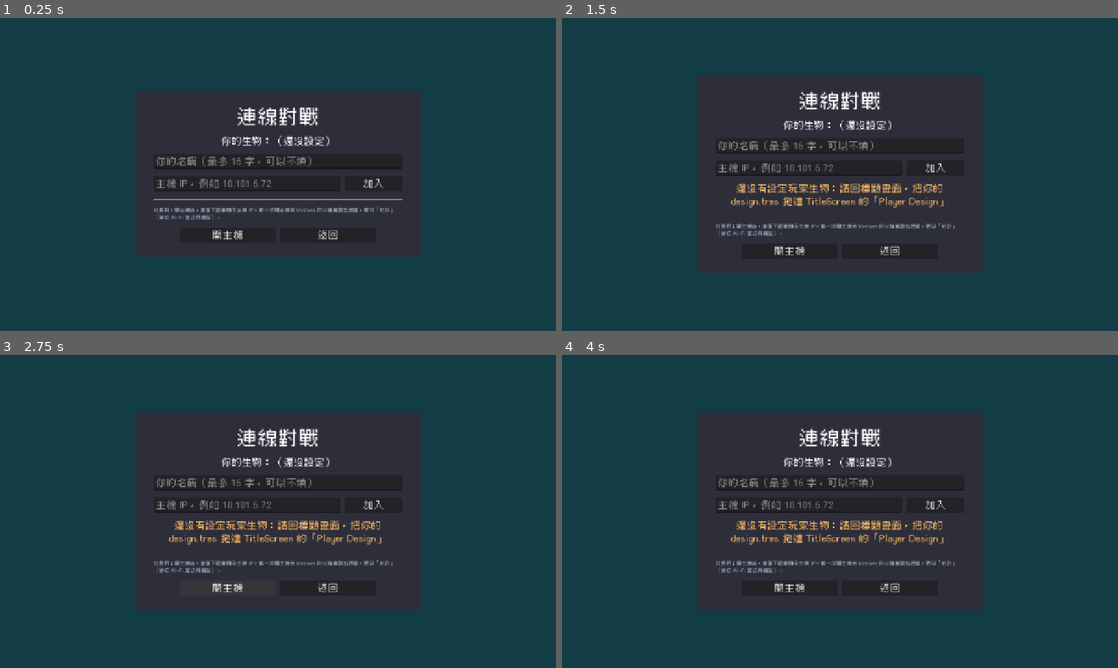
Above: before the commit, frames 1-4 (two rows, left to right).
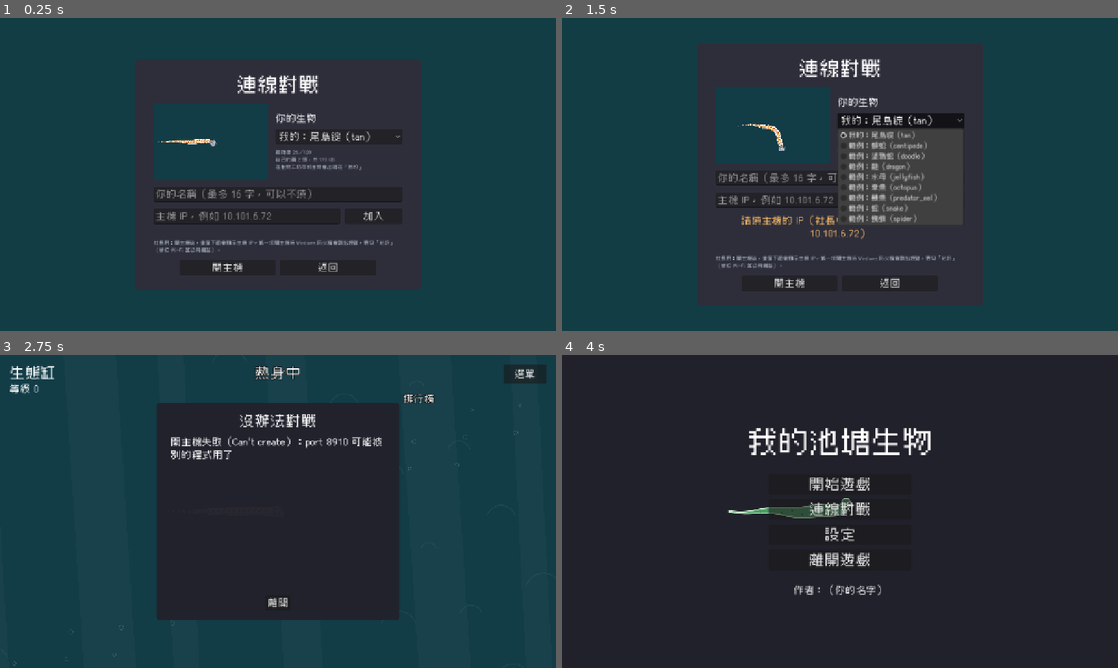
Above: after the commit, the same moments.

Repository: NTUT-NGDC/Procedural-Creature-Template
Game: Godot game, scene res://lesson/battle/battle_lobby.tscn
Same seed, same stepped clock (60 frames per second), same inputs: the game is played once before the commit and once after it. This scene is started directly instead of the project's main scene.
Inputs (mouse positions are in pixels of both pictures, inside the frame that each line leads up to):
- Up to frame 1 (0.25 s): no input
- Up to frame 2 (1.5 s): click "加入" at 0.5 s; click (901, 121) at 1.25 s, where only the run after the commit has a clickable "我的：尾鳥綻（tan）"
- Up to frame 3 (2.75 s): click "開主機" at 2 s
- Up to frame 4 (4 s): click (1084, 373) at 2.75 s, where only the run after the commit has a clickable "選單"; click (840, 533) at 3.5 s, where only the run after the commit has a clickable "回到標題"

The runs differ from the first frame. In frame 1, 19% of the frame differs, in the area x 24-76%, y 13-87%; in frame 2, 24%; in frame 3, 12%; in frame 4, 76%, in the area x 0-100%, y 0-100%.

Commit message:
連線畫面可以選生物：下拉選單（我的＋範例）、預覽、複雜度和圖的大小
- 預設是標題畫面設定的生物，記住這次選過的；單人生態缸照舊用標題畫面的設定
- 列出生物的程式抽到 CreatureDesign.list_designs()，工坊的「讀取」也改用它
- 標題畫面測試加上選生物的檢查

Co-Authored-By: Claude Opus 5.5 <noreply@anthropic.com>

Diff:
--- a/_system/tests/scripts/title_screen_test.gd
+++ b/_system/tests/scripts/title_screen_test.gd
@@ -272,6 +272,15 @@
 		_expect(not get_tree().paused and WaterFlow.strength == 0.0, "第 %d 輪：回到標題時已解除暫停、水流歸零" % round_number)
 
 
+## 選單裡文字含有 text 的那一項（找不到回傳 0）
+func _find_item(option: OptionButton, text: String) -> int:
+	for i: int in option.item_count:
+		if text in option.get_item_text(i):
+			return i
+	_expect(false, "選單裡找得到「%s」" % text)
+	return 0
+
+
 ## 連線對戰的換場景流程（接在 _test_full_flow 後面，目前的場景是標題畫面）：
 ## 標題 → 連線畫面（帶著標題的生物）→ 沒填 IP 不能加入 → 返回標題；
 ## 標題 → 連線畫面 → 開主機 → 對戰的「離開」回連線畫面 → 開主機 → 暫停選單回標題
@@ -284,6 +293,20 @@
 	_expect(await _wait_until(func() -> bool: return _current_scene_path() == LOBBY_PATH), "按「連線對戰」換到連線畫面")
 	var lobby: Node = get_tree().current_scene
 	_expect(lobby.get("player_design") != null and (lobby.get("player_design") as CreatureDesign).resource_path == SNAKE_DESIGN, "帶著標題畫面設定的蛇")
+	var option: OptionButton = lobby.get_node("%CreatureOption")
+	var preview: Creature = lobby.get("_preview")
+	_expect(option.item_count >= 8 and "範例：" in option.get_item_text(option.selected) and "snake" in option.get_item_text(option.selected), "選單列出範例生物，選好的是蛇")
+	_expect(preview != null and preview.visible and preview.design == lobby.get("player_design"), "預覽框裡游的是選好的生物")
+	var spider: int = _find_item(option, "（spider）")
+	option.select(spider)
+	option.item_selected.emit(spider)
+	_expect((lobby.get("player_design") as CreatureDesign).creature_name == (load("res://example/creatures/spider/design.tres") as CreatureDesign).creature_name, "換成蜘蛛：要帶進對戰的生物跟著換")
+	_expect(preview.design == lobby.get("player_design") and "複雜度" in (lobby.get_node("%CreatureInfo") as Label).text, "預覽和說明跟著換")
+	var doodle: int = _find_item(option, "（doodle）")
+	option.select(doodle)
+	option.item_selected.emit(doodle)
+	_expect("自己的圖" in (lobby.get_node("%CreatureInfo") as Label).text, "有自己的圖的生物：說明寫圖有多大")
+	_expect(not BattlePacket.read_images(lobby.get("player_design")).is_empty(), "從選單讀的設計檔找得到自己的圖")
 	(lobby.get_node("%AddressEdit") as LineEdit).text = ""
 	(lobby.get_node("%JoinButton") as Button).pressed.emit()
 	_expect("請填主機的 IP" in (lobby.get_node("%MessageLabel") as Label).text and _current_scene_path() == LOBBY_PATH, "沒填 IP：顯示提示，不換場景")
@@ -300,7 +323,7 @@
 	_expect(host_bar.visible and (battle.get("tank") as Tank).player != null, "主機：自己的生物在缸裡，看得到「開始對戰」那一排")
 	(battle.get_node("BattleHud/%LeaveButton") as Button).pressed.emit()
 	_expect(await _wait_until(func() -> bool: return _current_scene_path() == LOBBY_PATH), "按「離開」回到連線畫面")
-	_expect(get_tree().current_scene.get("player_design") != null, "回到連線畫面還帶著生物")
+	_expect(get_tree().current_scene.get("player_design") != null and (get_tree().current_scene.get("player_design") as CreatureDesign).resource_path != SNAKE_DESIGN, "回到連線畫面：還記得上次選的生物（不是標題的蛇）")
 	(get_tree().current_scene.get_node("%HostButton") as Button).pressed.emit()
 	await _wait_until(func() -> bool: return _current_scene_path() == BATTLE_PATH)
 	await get_tree().process_frame
--- a/game/creature_parts/scripts/creature_design.gd
+++ b/game/creature_parts/scripts/creature_design.gd
@@ -97,6 +97,36 @@
 	return result
 
 
+# ---------------------------------------------------------------- 找設計檔
+
+
+## 列出資料夾裡的生物（一隻一個資料夾，裡面有 design.tres）。
+## folders 是「資料夾 → 顯示的前綴」，例如 {"res://my_creature/": "我的"}，照順序列。
+## 回傳 [{"path": 設計檔路徑, "label": "我的：小火龍（dragon）"}]
+static func list_designs(folders: Dictionary) -> Array[Dictionary]:
+	var result: Array[Dictionary] = []
+	for folder: String in folders:
+		if not DirAccess.dir_exists_absolute(folder):
+			continue
+		for sub: String in DirAccess.get_directories_at(folder):
+			var path: String = folder + sub + "/design.tres"
+			if not FileAccess.file_exists(path):
+				continue
+			var loaded: CreatureDesign = load_fresh(path)
+			result.append({"path": path, "label": "%s：%s（%s）" % [folders[folder], loaded.creature_name if loaded != null else "?", sub]})
+	return result
+
+
+## 從檔案讀一份新的設計檔（不用快取：工坊剛存過的也會是最新的）。讀不到回傳 null
+static func load_fresh(path: String) -> CreatureDesign:
+	if not ResourceLoader.exists(path):
+		return null
+	var loaded: CreatureDesign = ResourceLoader.load(path, "", ResourceLoader.CACHE_MODE_IGNORE) as CreatureDesign
+	if loaded != null:
+		loaded.image_folder = path.get_base_dir()  # 不用快取讀的話，保險起見自己記住圖在哪
+	return loaded
+
+
 # ---------------------------------------------------------------- 自己的圖
 
 
--- a/lesson/battle/battle_lobby.tscn
+++ b/lesson/battle/battle_lobby.tscn
@@ -54,12 +54,59 @@
 text = "連線對戰"
 horizontal_alignment = 1
 
-[node name="CreatureLabel" type="Label" parent="Center/Panel/VBox"]
+[node name="CreatureRow" type="HBoxContainer" parent="Center/Panel/VBox"]
+layout_mode = 2
+theme_override_constants/separation = 16
+
+[node name="PreviewFrame" type="SubViewportContainer" parent="Center/Panel/VBox/CreatureRow"]
+custom_minimum_size = Vector2(264, 176)
+layout_mode = 2
+stretch = true
+
+[node name="PreviewViewport" type="SubViewport" parent="Center/Panel/VBox/CreatureRow/PreviewFrame"]
+unique_name_in_owner = true
+handle_input_locally = false
+size = Vector2i(264, 176)
+render_target_update_mode = 4
+
+[node name="Water" type="ColorRect" parent="Center/Panel/VBox/CreatureRow/PreviewFrame/PreviewViewport"]
+offset_left = -2000.0
+offset_top = -2000.0
+offset_right = 2000.0
+offset_bottom = 2000.0
+mouse_filter = 2
+color = Color(0.07, 0.235, 0.275, 1)
+
+[node name="PreviewCamera" type="Camera2D" parent="Center/Panel/VBox/CreatureRow/PreviewFrame/PreviewViewport"]
+unique_name_in_owner = true
+zoom = Vector2(0.5, 0.5)
+
+[node name="CreatureBox" type="VBoxContainer" parent="Center/Panel/VBox/CreatureRow"]
+layout_mode = 2
+size_flags_horizontal = 3
+size_flags_vertical = 4
+theme_override_constants/separation = 11
+
+[node name="CreatureLabel" type="Label" parent="Center/Panel/VBox/CreatureRow/CreatureBox"]
+layout_mode = 2
+theme_override_font_sizes/font_size = 22
+text = "你的生物"
+
+[node name="CreatureOption" type="OptionButton" parent="Center/Panel/VBox/CreatureRow/CreatureBox"]
 unique_name_in_owner = true
 layout_mode = 2
 theme_override_font_sizes/font_size = 22
-text = "你的生物："
-horizontal_alignment = 1
+clip_text = true
+fit_to_longest_item = false
+
+[node name="CreatureInfo" type="Label" parent="Center/Panel/VBox/CreatureRow/CreatureBox"]
+unique_name_in_owner = true
+custom_minimum_size = Vector2(290, 0)
+layout_mode = 2
+theme_override_colors/font_color = Color(0.7, 0.75, 0.8, 1)
+theme_override_font_sizes/font_size = 11
+text = "（說明）"
+autowrap_mode = 3
 
 [node name="NameEdit" type="LineEdit" parent="Center/Panel/VBox"]
 unique_name_in_owner = true
--- a/lesson/battle/scripts/battle_lobby.gd
+++ b/lesson/battle/scripts/battle_lobby.gd
@@ -1,20 +1,28 @@
 extends Control
-## 連線畫面：填名稱、主機 IP，按「加入」；社長按「開主機」。從標題畫面的「連線對戰」進來。
+## 連線畫面：選生物、填名稱、主機 IP，按「加入」；社長按「開主機」。從標題畫面的「連線對戰」進來。
+##
+## 生物可以從 my_creature（我的）和 example/creatures（範例）裡選，預設是標題畫面設定的那隻。
 ##
 ## 圖加起來超過上限（BattlePacket.MAX_IMAGE_BYTES）時，先跳出視窗說明原因、問要不要縮小，
 ## 同意才縮小（只縮傳出去的那一份，硬碟上的圖不動）。
 
 const BATTLE_SCENE: PackedScene = preload("res://lesson/battle/online_battle.tscn")
 const TITLE_SCENE: String = "res://game/title_screen/title_screen.tscn"
+## 可以選的生物：資料夾 → 選單上的前綴（照順序列，自己的在前面）
+const DESIGN_FOLDERS: Dictionary = {"res://my_creature/": "我的", "res://example/creatures/": "範例"}
 
 ## 這次開遊戲填過的名稱、位址（回到這個畫面時不用重打）
 static var last_name: String = ""
 static var last_address: String = ""
+## 這次開遊戲選過的生物（設計檔路徑）
+static var last_design_path: String = ""
 
-## 要帶進對戰的生物（標題畫面交過來）
+## 要帶進對戰的生物：一開始是標題畫面交過來的，在選單換生物就換掉
 var player_design: CreatureDesign
 
-@onready var _creature_label: Label = %CreatureLabel
+@onready var _creature_option: OptionButton = %CreatureOption
+@onready var _creature_info: Label = %CreatureInfo
+@onready var _preview_viewport: SubViewport = %PreviewViewport
 @onready var _name_edit: LineEdit = %NameEdit
 @onready var _address_edit: LineEdit = %AddressEdit
 @onready var _join_button: Button = %JoinButton
@@ -29,6 +37,12 @@
 var _images: Dictionary = {}
 ## 圖要縮成多大（0 是不用縮）
 var _shrink_side: int = 0
+## 選單每一項對應的設計檔路徑（空字串是「標題畫面設定的」那隻）
+var _design_paths: PackedStringArray = []
+## 標題畫面交過來的生物（選單裡找不到它的時候，放在第一項）
+var _title_design: CreatureDesign
+## 預覽框裡游的生物
+var _preview: Creature
 
 
 func _ready() -> void:
@@ -36,11 +50,81 @@
 	_name_edit.max_length = BattlePacket.MAX_NAME
 	_name_edit.text = last_name
 	_address_edit.text = last_address
-	_creature_label.text = "你的生物：%s" % (player_design.creature_name if player_design != null else "（還沒設定）")
+	_title_design = player_design
+	_build_preview()
+	_fill_creature_option()
+	_creature_option.item_selected.connect(_on_creature_selected)
 	_join_button.pressed.connect(_on_go.bind(false))
 	_host_button.pressed.connect(_on_go.bind(true))
 	_back_button.pressed.connect(func() -> void: get_tree().change_scene_to_file(TITLE_SCENE))
 	_shrink_dialog.confirmed.connect(_go)
+
+
+# ---------------------------------------------------------------- 選生物
+
+
+## 把「我的」和「範例」的生物列進選單，選好上次選的（沒有的話選標題畫面設定的）
+func _fill_creature_option() -> void:
+	_creature_option.clear()
+	_design_paths = PackedStringArray()
+	var title_path: String = _title_design.resource_path if _title_design != null else ""
+	var designs: Array[Dictionary] = CreatureDesign.list_designs(DESIGN_FOLDERS)
+	var title_in_list: bool = designs.any(func(item: Dictionary) -> bool: return item.path == title_path)
+	if _title_design != null and not title_in_list:
+		_creature_option.add_item("標題畫面設定的：%s" % _title_design.creature_name)
+		_design_paths.append("")
+	for item: Dictionary in designs:
+		_creature_option.add_item(item.label)
+		_design_paths.append(item.path)
+	if _design_paths.is_empty():
+		_creature_info.text = "找不到生物：請先到生物工坊存一隻"
+		return
+	var want: String = last_design_path if last_design_path in _design_paths else (title_path if title_in_list else "")
+	var index: int = maxi(_design_paths.find(want), 0)
+	_creature_option.select(index)
+	_on_creature_selected(index)
+
+
+func _on_creature_selected(index: int) -> void:
+	var path: String = _design_paths[index]
+	var from_title: bool = _title_design != null and (path == "" or path == _title_design.resource_path)
+	var design: CreatureDesign = _title_design if from_title else CreatureDesign.load_fresh(path)
+	if design == null:
+		_creature_info.text = "讀不到 %s：檔案可能壞掉了，選別隻吧" % path
+		player_design = null
+		_preview.hide()
+		return
+	last_design_path = path
+	player_design = design
+	_preview.design = design
+	_preview.show()
+	_creature_info.text = creature_info(design)
+
+
+## 選單下面的說明：複雜度、自己的圖有多大（超過上限的話先講）
+static func creature_info(design: CreatureDesign) -> String:
+	var balance: CreatureBalance = CreatureBalance.get_default()
+	var complexity: int = CreatureStats.complexity_of(design, balance)
+	var lines: PackedStringArray = ["複雜度 %d／%d%s" % [complexity, balance.max_complexity, "（太複雜，不能加入）" if complexity > balance.max_complexity else ""]]
+	var images: Dictionary = BattlePacket.read_images(design)
+	if not images.is_empty():
+		var total: int = BattlePacket.total_bytes(images)
+		lines.append("自己的圖 %d 張，共 %d KB%s" % [images.size(), BattlePacket.kb(total),
+			"（超過 %d KB，加入時會問你要不要縮小）" % BattlePacket.kb(BattlePacket.MAX_IMAGE_BYTES) if total > BattlePacket.MAX_IMAGE_BYTES else ""])
+	lines.append("在生物工坊存的生物會出現在「我的」")
+	return "
+".join(lines)
+
+
+## 預覽框：一隻在框裡慢慢漫遊的生物（鏡頭拉遠，長的生物也放得下）
+func _build_preview() -> void:
+	_preview = Creature.new()
+	_preview.control_mode = Creature.Mode.WANDER
+	_preview_viewport.add_child(_preview)
+	_preview.hide()
+
+
+# ---------------------------------------------------------------- 加入、開主機
 
 
 ## 按了「加入」或「開主機」：檢查生物、名稱、位址，圖太大就先問
@@ -68,7 +152,7 @@
 ## 回傳空字串是沒問題，不然回傳要顯示的說明
 func check_input(hosting: bool) -> String:
 	if player_design == null:
-		return "還沒有設定玩家生物：請回標題畫面，把你的 design.tres 拖進 TitleScreen 的「Player Design」"
+		return "還沒有選生物：請在上面的選單選一隻"
 	var balance: CreatureBalance = CreatureBalance.get_default()
 	var complexity: int = CreatureStats.complexity_of(player_design, balance)
 	if complexity > balance.max_complexity:
--- a/lesson/workshop/scripts/workshop.gd
+++ b/lesson/workshop/scripts/workshop.gd
@@ -162,16 +162,9 @@
 	_load_option.clear()
 	_load_option.add_item("讀取……")
 	_load_paths = PackedStringArray([""])
-	for folder: String in DESIGN_FOLDERS:
-		if not DirAccess.dir_exists_absolute(folder):
-			continue
-		for sub: String in DirAccess.get_directories_at(folder):
-			var path: String = folder + sub + "/design.tres"
-			if not FileAccess.file_exists(path):
-				continue
-			var loaded: CreatureDesign = ResourceLoader.load(path, "", ResourceLoader.CACHE_MODE_IGNORE) as CreatureDesign
-			_load_option.add_item("%s：%s（%s）" % [DESIGN_FOLDERS[folder], loaded.creature_name if loaded != null else "?", sub])
-			_load_paths.append(path)
+	for item: Dictionary in CreatureDesign.list_designs(DESIGN_FOLDERS):
+		_load_option.add_item(item.label)
+		_load_paths.append(item.path)
 
 
 func _on_save_pressed() -> void:
--- /dev/null
+++ b/my_creature/tan/design.tres
@@ -0,0 +1,39 @@
+[gd_resource type="Resource" script_class="CreatureDesign" format=3]
+
+[ext_resource type="Script" path="res://game/creature_parts/scripts/body_design.gd" id="1_p33ys"]
+[ext_resource type="Script" path="res://game/creature_parts/scripts/eyes_design.gd" id="2_ej24i"]
+[ext_resource type="Script" path="res://game/creature_parts/scripts/leg_design.gd" id="3_sqrtg"]
+[ext_resource type="Script" path="res://game/creature_parts/scripts/ornament_design.gd" id="4_4055a"]
+[ext_resource type="Script" path="res://game/creature_parts/scripts/creature_design.gd" id="5_x6ud1"]
+[ext_resource type="Script" path="res://game/creature_parts/scripts/tentacle_design.gd" id="6_mdg17"]
+
+[sub_resource type="Gradient" id="Gradient_kke6s"]
+offsets = PackedFloat32Array(0)
+colors = PackedColorArray(0.30980393, 0.6156863, 0.4117647, 1)
+
+[sub_resource type="Curve" id="Curve_a07cl"]
+_data = [Vector2(0, 0.75), 0.0, 0.0, 0, 0, Vector2(0.2, 1), 0.0, 0.0, 0, 0, Vector2(1, 0.1), 0.0, 0.0, 0, 0]
+point_count = 3
+
+[sub_resource type="Resource" id="Resource_7hh1u"]
+script = ExtResource("1_p33ys")
+segment_count = 24
+spacing = 12.0
+thickness = 14.0
+width_curve = SubResource("Curve_a07cl")
+swim_amplitude = 6.0
+body_gradient = SubResource("Gradient_kke6s")
+head_image = "1527247863136915496.png"
+segment_image = "image_28314.png"
+draw_body = false
+
+[sub_resource type="Resource" id="Resource_ebq5w"]
+script = ExtResource("2_ej24i")
+
+[resource]
+script = ExtResource("5_x6ud1")
+creature_name = "尾鳥綻"
+growth_mode = 2
+thicken_ratio = 0.3
+body = SubResource("Resource_7hh1u")
+eyes = Array[ExtResource("2_ej24i")]([SubResource("Resource_ebq5w")])
Binary file added: my_creature/tan/1527247863136915496.png
Not shown, added: my_creature/tan/1527247863136915496.png.import
Binary file added: my_creature/tan/image_28314.png
Not shown, added: my_creature/tan/image_28314.png.import
